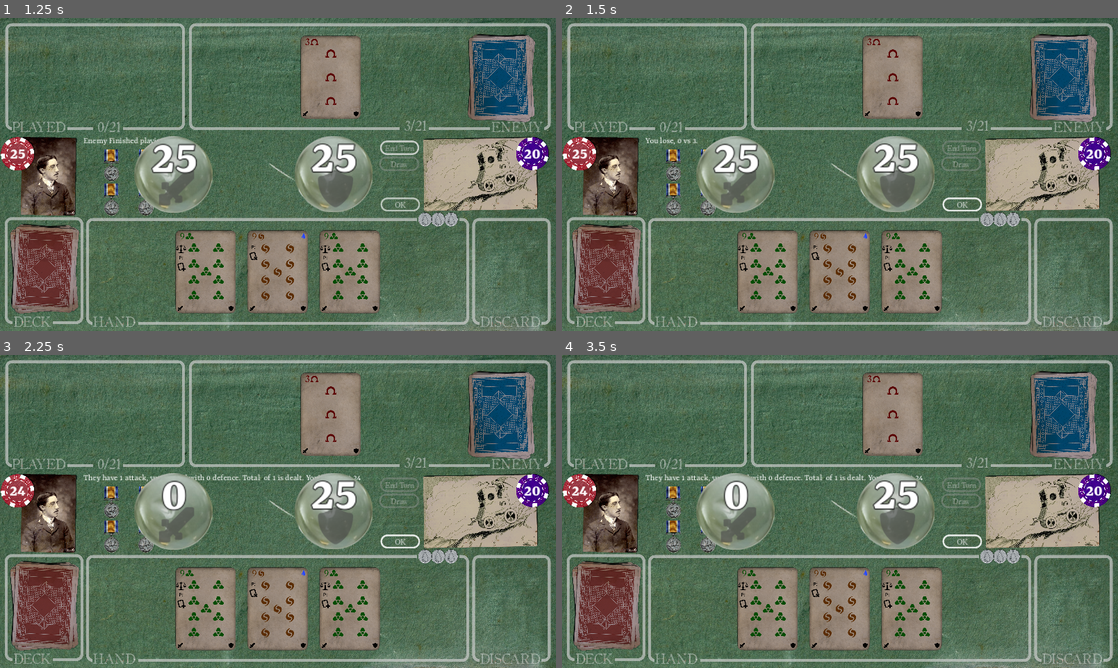
Above: before the commit, frames 1-4 (two rows, left to right).
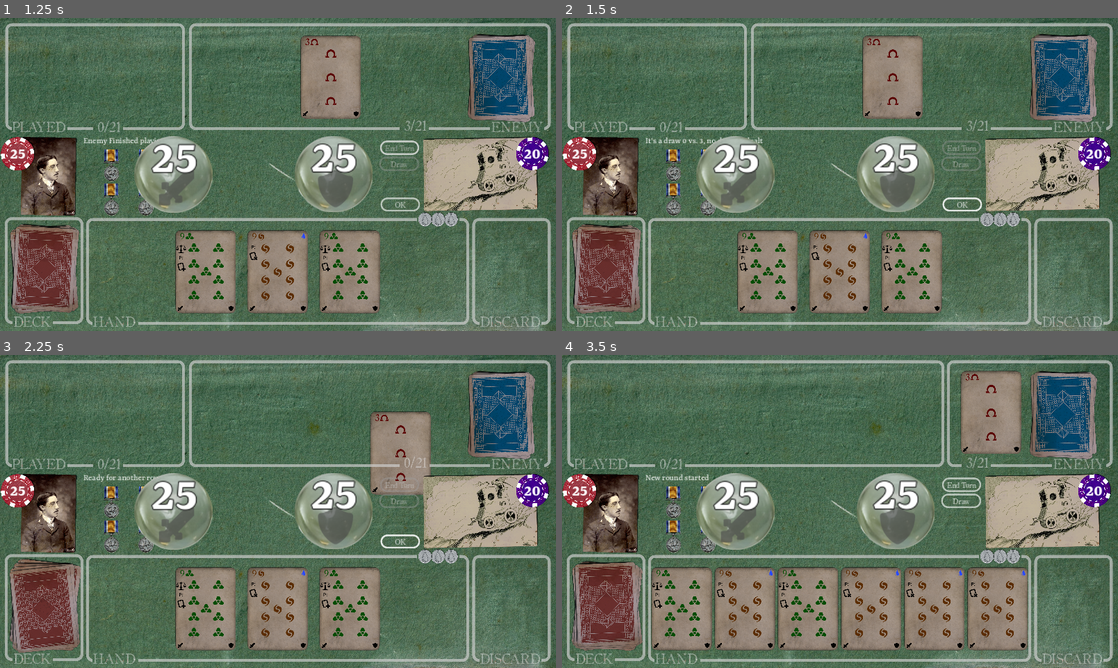
Above: after the commit, the same moments.

Repository: TicklesTheBrain/CardBuilder
Game: Godot game, scene res://scenes/game.tscn
Two runs of this game, one before a commit and one after it. Both use one fixed random seed, a clock stepped at 60 frames per second and the inputs below. The engine's default icon, where the game draws it, is replaced by a stand-in: a white triangle on a blue panel in a dark square.
Inputs:
- Up to frame 1 (1.25 s): click "End Turn" at 0.5 s
- Up to frame 2 (1.5 s): click "OK" at 1.25 s
- Up to frame 3 (2.25 s): click "OK" at 2 s
- Up to frame 4 (3.5 s): click "OK" at 2.75 s

Frame 1 is identical in both runs. In frame 2, 0.1% of the frame differs, in the area x 15-37%, y 38-41%; in frame 3, 8.1%; in frame 4, 22%, in the area x 1-96%, y 1-95%.

Commit message:
integration damage animation to game loop

Diff:
--- a/game.gd
+++ b/game.gd
@@ -17,7 +17,7 @@
 @export var okButton: Button
 @export var deckPeaker: Peaker
 @export var discardPeaker: Peaker
-@export var damageShower: ResolutionParamAnimator
+@export var damageResolution: DamageResolutionAnimation
 
 @export_group("Logic references")
 @export var player: Actor
@@ -189,25 +189,33 @@
 	var loser: Actor
 	var bust: bool
 
+	var setPlayerWinner = func ():
+		winner = player
+		loser = enemy
+		damageResolution.setRightParam(CardParam.ParamType.DEFENCE)
+		damageResolution.setLeftParam(CardParam.ParamType.ATTACK)
+
+	var setEnemyWinner = func ():
+		winner = enemy
+		loser = player
+		damageResolution.setRightParam(CardParam.ParamType.ATTACK)
+		damageResolution.setLeftParam(CardParam.ParamType.DEFENCE)
+
 		#Determine winner/loser
 	playerValue = player.playArea.getTotalValue() #Update this in case when some enemy effects might alter player value
 	var enemyValue = enemy.playArea.getTotalValue()
 	if player.checkIsBusted():
-		winner = enemy
-		loser = player
+		setEnemyWinner.call()
 		bust = true
 	elif enemy.checkIsBusted():
-		winner = player
-		loser = enemy
+		setPlayerWinner.call()
 		bust = true
 	elif enemyValue> playerValue:
-		winner = enemy
-		loser = player
+		setEnemyWinner.call()
 	elif enemyValue < playerValue:
-		winner = player
-		loser = enemy
-
-	if winner:
+		setPlayerWinner.call()
+
+	if winner != null:
 
 		#Show info about the values
 		var valueString = "You win, {playerValue} vs. {enemyValue}. {whoBusted}"
@@ -236,6 +244,9 @@
 
 		var dealtDamage = max(0, damage - shields)
 
+		damageResolution.start()
+		await damageResolution.done
+
 		loser.hp.amount -= dealtDamage
 
 		#Display a message about the outcome
@@ -245,11 +256,6 @@
 
 		message = winnerString.format({"attackAmount" = damage, "shieldAmount" = shields, "dealtDamage" =  dealtDamage, "newHP" =  loser.hp.amount})
 
-		damageShower.visible = true
-		damageShower.start()
-		await damageShower.done
-
-
 	else:
 		message = "It's a draw {playerValue} vs. {enemyValue}, no damage dealt".format({"playerValue" = playerValue, "enemyValue" = enemyValue})
 
--- a/scenes/game.tscn
+++ b/scenes/game.tscn
@@ -159,7 +159,229 @@
 
 [sub_resource type="StyleBoxFlat" id="StyleBoxFlat_013tw"]
 
-[node name="game" type="Node2D" node_paths=PackedStringArray("playAreaPositionController", "enemyPlayAreaPositionController", "messageLabel", "drawCardButton", "endHandButton", "okButton", "deckPeaker", "discardPeaker", "damageShower", "player", "enemy")]
+[sub_resource type="Animation" id="Animation_kkle5"]
+resource_name = "smash"
+length = 0.5
+tracks/0/type = "bezier"
+tracks/0/imported = false
+tracks/0/enabled = true
+tracks/0/path = NodePath(".:position:x")
+tracks/0/interp = 1
+tracks/0/loop_wrap = true
+tracks/0/keys = {
+"handle_modes": PackedInt32Array(0, 0),
+"points": PackedFloat32Array(0, -0.25, 0, 0.25, 0, 94, -0.6, 0, 0.25, 0),
+"times": PackedFloat32Array(0, 0.5)
+}
+tracks/1/type = "bezier"
+tracks/1/imported = false
+tracks/1/enabled = true
+tracks/1/path = NodePath(".:position:y")
+tracks/1/interp = 1
+tracks/1/loop_wrap = true
+tracks/1/keys = {
+"handle_modes": PackedInt32Array(0, 0),
+"points": PackedFloat32Array(18, -0.25, 0, 0.25, 0, 19.3333, -0.25, 0, 0.25, 0),
+"times": PackedFloat32Array(0, 0.5)
+}
+
+[sub_resource type="Animation" id="Animation_h3fim"]
+length = 0.001
+tracks/0/type = "bezier"
+tracks/0/imported = false
+tracks/0/enabled = true
+tracks/0/path = NodePath(".:position:x")
+tracks/0/interp = 1
+tracks/0/loop_wrap = true
+tracks/0/keys = {
+"handle_modes": PackedInt32Array(0),
+"points": PackedFloat32Array(0, -0.25, 0, 0.25, 0),
+"times": PackedFloat32Array(0)
+}
+tracks/1/type = "bezier"
+tracks/1/imported = false
+tracks/1/enabled = true
+tracks/1/path = NodePath(".:position:y")
+tracks/1/interp = 1
+tracks/1/loop_wrap = true
+tracks/1/keys = {
+"handle_modes": PackedInt32Array(0),
+"points": PackedFloat32Array(18, -0.25, 0, 0.25, 0),
+"times": PackedFloat32Array(0)
+}
+
+[sub_resource type="Animation" id="Animation_3alro"]
+resource_name = "smashReturn"
+length = 0.7
+tracks/0/type = "bezier"
+tracks/0/imported = false
+tracks/0/enabled = true
+tracks/0/path = NodePath(".:position:x")
+tracks/0/interp = 1
+tracks/0/loop_wrap = true
+tracks/0/keys = {
+"handle_modes": PackedInt32Array(0, 0),
+"points": PackedFloat32Array(94, -0.25, 0, 0.4, 1, 0, -0.4, -44, 0.25, 0),
+"times": PackedFloat32Array(0, 0.7)
+}
+tracks/1/type = "bezier"
+tracks/1/imported = false
+tracks/1/enabled = true
+tracks/1/path = NodePath(".:position:y")
+tracks/1/interp = 1
+tracks/1/loop_wrap = true
+tracks/1/keys = {
+"handle_modes": PackedInt32Array(0, 0),
+"points": PackedFloat32Array(19.3333, -0.25, 0, 0.25, 0, 18, -0.25, 0, 0.25, 0),
+"times": PackedFloat32Array(0, 0.7)
+}
+
+[sub_resource type="Animation" id="Animation_jijjk"]
+resource_name = "hit"
+length = 1.3
+tracks/0/type = "bezier"
+tracks/0/imported = false
+tracks/0/enabled = true
+tracks/0/path = NodePath(".:position:x")
+tracks/0/interp = 1
+tracks/0/loop_wrap = true
+tracks/0/keys = {
+"handle_modes": PackedInt32Array(0, 0),
+"points": PackedFloat32Array(0, -0.25, 0, 1.2, -1.79937, 498.667, -0.4, 87.6923, 0.25, 0),
+"times": PackedFloat32Array(0, 1.3)
+}
+tracks/1/type = "bezier"
+tracks/1/imported = false
+tracks/1/enabled = true
+tracks/1/path = NodePath(".:position:y")
+tracks/1/interp = 1
+tracks/1/loop_wrap = true
+tracks/1/keys = {
+"handle_modes": PackedInt32Array(0, 0),
+"points": PackedFloat32Array(18, -0.25, 0, 0.5, 5.28688, -10.6667, -0.25, 0, 0.25, 0),
+"times": PackedFloat32Array(0, 1.3)
+}
+
+[sub_resource type="AnimationLibrary" id="AnimationLibrary_skgn3"]
+_data = {
+"RESET": SubResource("Animation_h3fim"),
+"hit": SubResource("Animation_jijjk"),
+"smash": SubResource("Animation_kkle5"),
+"smashReturn": SubResource("Animation_3alro")
+}
+
+[sub_resource type="Animation" id="Animation_01alh"]
+resource_name = "smash"
+length = 0.5
+tracks/0/type = "bezier"
+tracks/0/imported = false
+tracks/0/enabled = true
+tracks/0/path = NodePath(".:position:x")
+tracks/0/interp = 1
+tracks/0/loop_wrap = true
+tracks/0/keys = {
+"handle_modes": PackedInt32Array(0, 0),
+"points": PackedFloat32Array(246, -0.25, 0, 0.25, 0, 186, -0.6, -1, 0.25, 0),
+"times": PackedFloat32Array(0, 0.5)
+}
+tracks/1/type = "bezier"
+tracks/1/imported = false
+tracks/1/enabled = true
+tracks/1/path = NodePath(".:position:y")
+tracks/1/interp = 1
+tracks/1/loop_wrap = true
+tracks/1/keys = {
+"handle_modes": PackedInt32Array(0, 0),
+"points": PackedFloat32Array(17.3333, -0.25, 0, 0.25, 0, 18.6667, -0.25, 0, 0.25, 0),
+"times": PackedFloat32Array(0, 0.5)
+}
+
+[sub_resource type="Animation" id="Animation_wp6ru"]
+length = 0.001
+tracks/0/type = "bezier"
+tracks/0/imported = false
+tracks/0/enabled = true
+tracks/0/path = NodePath(".:position:x")
+tracks/0/interp = 1
+tracks/0/loop_wrap = true
+tracks/0/keys = {
+"handle_modes": PackedInt32Array(0),
+"points": PackedFloat32Array(246, -0.25, 0, 0.25, 0),
+"times": PackedFloat32Array(0)
+}
+tracks/1/type = "bezier"
+tracks/1/imported = false
+tracks/1/enabled = true
+tracks/1/path = NodePath(".:position:y")
+tracks/1/interp = 1
+tracks/1/loop_wrap = true
+tracks/1/keys = {
+"handle_modes": PackedInt32Array(0),
+"points": PackedFloat32Array(17.3333, -0.25, 0, 0.25, 0),
+"times": PackedFloat32Array(0)
+}
+
+[sub_resource type="Animation" id="Animation_qhkks"]
+resource_name = "smashReturn"
+length = 0.7
+tracks/0/type = "bezier"
+tracks/0/imported = false
+tracks/0/enabled = true
+tracks/0/path = NodePath(".:position:x")
+tracks/0/interp = 1
+tracks/0/loop_wrap = true
+tracks/0/keys = {
+"handle_modes": PackedInt32Array(0, 0),
+"points": PackedFloat32Array(186, -0.25, 0, 0.5, 7, 246, -0.3, 32, 0.2, -22),
+"times": PackedFloat32Array(0, 0.7)
+}
+tracks/1/type = "bezier"
+tracks/1/imported = false
+tracks/1/enabled = true
+tracks/1/path = NodePath(".:position:y")
+tracks/1/interp = 1
+tracks/1/loop_wrap = true
+tracks/1/keys = {
+"handle_modes": PackedInt32Array(0, 0),
+"points": PackedFloat32Array(18.6667, -0.25, 0, 0.25, 0, 17.3333, -0.25, 0, 0.25, 0),
+"times": PackedFloat32Array(0, 0.7)
+}
+
+[sub_resource type="Animation" id="Animation_bgxia"]
+resource_name = "hit"
+length = 1.2
+tracks/0/type = "bezier"
+tracks/0/imported = false
+tracks/0/enabled = true
+tracks/0/path = NodePath(".:position:x")
+tracks/0/interp = 1
+tracks/0/loop_wrap = true
+tracks/0/keys = {
+"handle_modes": PackedInt32Array(0, 0),
+"points": PackedFloat32Array(246, -0.25, 0, 1, -9.29887, -184, -0.4, -177.36, 0.25, 0),
+"times": PackedFloat32Array(0, 1.2)
+}
+tracks/1/type = "bezier"
+tracks/1/imported = false
+tracks/1/enabled = true
+tracks/1/path = NodePath(".:position:y")
+tracks/1/interp = 1
+tracks/1/loop_wrap = true
+tracks/1/keys = {
+"handle_modes": PackedInt32Array(0, 0),
+"points": PackedFloat32Array(17.3333, -0.25, 0, 0.25, 0, -9.99999, -0.25, 0, 0.25, 0),
+"times": PackedFloat32Array(0, 1.2)
+}
+
+[sub_resource type="AnimationLibrary" id="AnimationLibrary_rsiyk"]
+_data = {
+"RESET": SubResource("Animation_wp6ru"),
+"hit": SubResource("Animation_bgxia"),
+"smash": SubResource("Animation_01alh"),
+"smashReturn": SubResource("Animation_qhkks")
+}
+
+[node name="game" type="Node2D" node_paths=PackedStringArray("playAreaPositionController", "enemyPlayAreaPositionController", "messageLabel", "drawCardButton", "endHandButton", "okButton", "deckPeaker", "discardPeaker", "damageResolution", "player", "enemy")]
 script = ExtResource("1_hbkeb")
 selfStart = true
 selfStartStep = SubResource("Resource_smt6a")
@@ -172,7 +394,7 @@
 okButton = NodePath("OkBUtton")
 deckPeaker = NodePath("DeckPeaker")
 discardPeaker = NodePath("DiscardPeaker")
-damageShower = NodePath("DamageResolutionAnimation/Left")
+damageResolution = NodePath("DamageResolutionAnimation")
 player = NodePath("Logic/Player")
 enemy = NodePath("Logic/Enemy")
 metadata/_edit_horizontal_guides_ = [264.0, 712.0]
@@ -965,6 +1187,7 @@
 attackTex = ExtResource("39_i2gir")
 defenceTex = ExtResource("41_8tabx")
 disappearTime = 0.15
+metadata/_edit_group_ = true
 
 [node name="Marble1" type="Sprite2D" parent="DamageResolutionAnimation/Left"]
 texture = ExtResource("38_gknv8")
@@ -989,6 +1212,9 @@
 metadata/_edit_use_anchors_ = true
 
 [node name="AnimLeft" type="AnimationPlayer" parent="DamageResolutionAnimation/Left"]
+libraries = {
+"": SubResource("AnimationLibrary_skgn3")
+}
 
 [node name="Right" type="Node2D" parent="DamageResolutionAnimation" node_paths=PackedStringArray("containerToQuery", "animation", "valueLabel", "iconSprite")]
 position = Vector2(246, 17.3333)
@@ -1005,7 +1231,7 @@
 iconSprite = NodePath("IconRight")
 attackTex = ExtResource("39_i2gir")
 defenceTex = ExtResource("41_8tabx")
-disappearTime = null
+disappearTime = 0.15
 metadata/_edit_group_ = true
 
 [node name="Marble1" type="Sprite2D" parent="DamageResolutionAnimation/Right"]
@@ -1031,6 +1257,9 @@
 metadata/_edit_use_anchors_ = true
 
 [node name="AnimRight" type="AnimationPlayer" parent="DamageResolutionAnimation/Right"]
+libraries = {
+"": SubResource("AnimationLibrary_rsiyk")
+}
 
 [connection signal="button_down" from="DrawButton" to="." method="drawFromDeckToHand"]
 [connection signal="area_entered" from="PlayArea" to="PlayArea" method="_on_area_entered"]
Not shown: 1 places in scenes/game.tscn that only renumber resources
